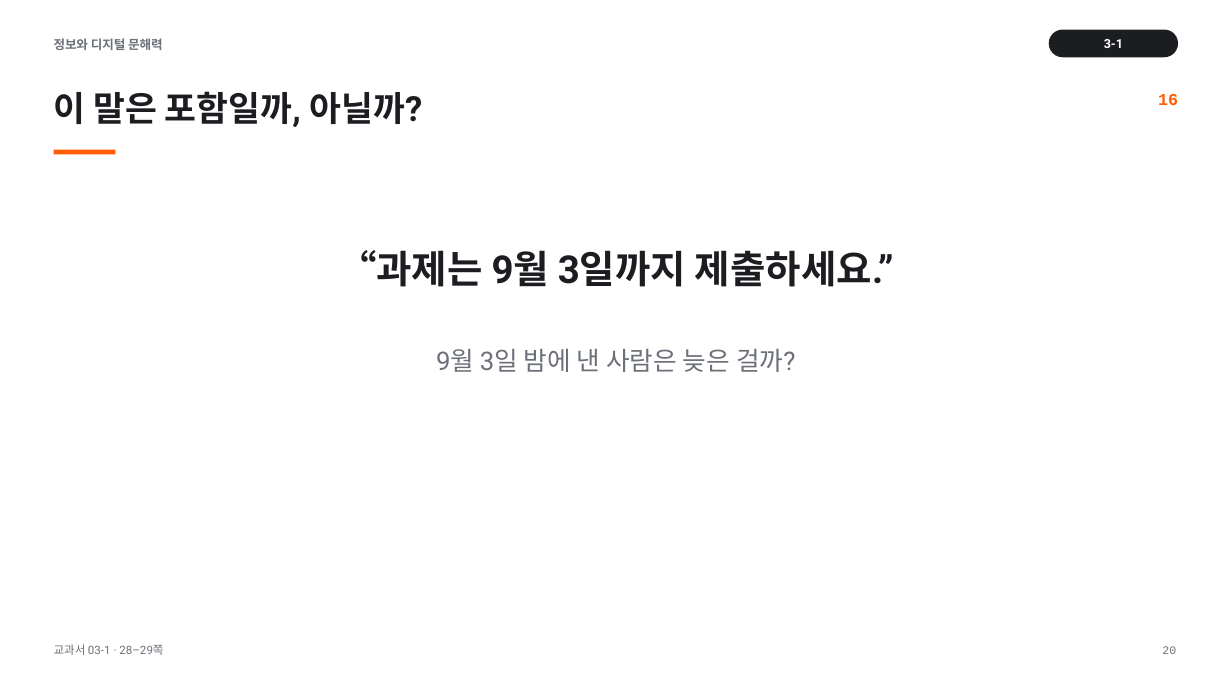
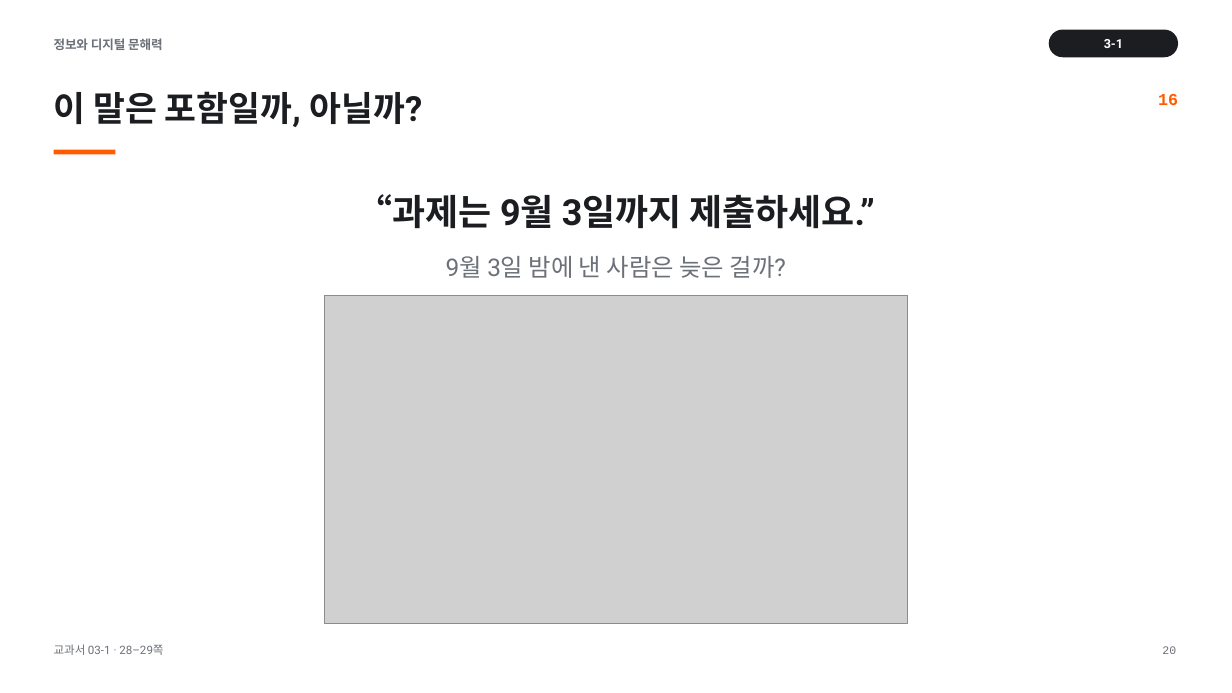
Before and after one commit to cozy819/2026-02__jdh, a slide deck: slide 20 of 03/ppt/03-1_실습_환경_준비와_비교_v1.pptx. Drawn at 1232x693 pixels with LibreOffice and Linux fonts; fonts in the diff are those of the drawing; grey boxes stand for pictures. Boxes give left, top, right and bottom in pixels: in the first picture for what was removed or moved away, otherwise in the second. Text is boxed around its words. In the diff, an @@ line names an element or a change of style, - is before the commit and + after.

```diff
--- a/03/ppt/03-1_실습_환경_준비와_비교_v1.pptx
+++ b/03/ppt/03-1_실습_환경_준비와_비교_v1.pptx
@@ text "“과제는 9월 3일까지 제출하세요.”": place and size @@
-text "“과제는 9월 3일까지 제출하세요.”" at box(338, 250, 894, 287)
+text "“과제는 9월 3일까지 제출하세요.”" at box(357, 194, 875, 229)
@@ text "“과제는 9월 3일까지 제출하세요.”" at box(357, 194, 875, 229): size 30 to 28 pt @@
@@ text "9월 3일 밤에 낸 사람은 ...": place and size @@
-text "9월 3일 밤에 낸 사람은 ..." at box(436, 349, 796, 372)
+text "9월 3일 밤에 낸 사람은 ..." at box(446, 256, 786, 278)
@@ text "9월 3일 밤에 낸 사람은 ..." at box(446, 256, 786, 278): size 20 to 19 pt @@
@@ picture added at box(324, 296, 908, 624) @@
```
Also in this commit, not shown: 1 other slide changed, 1 other file.
